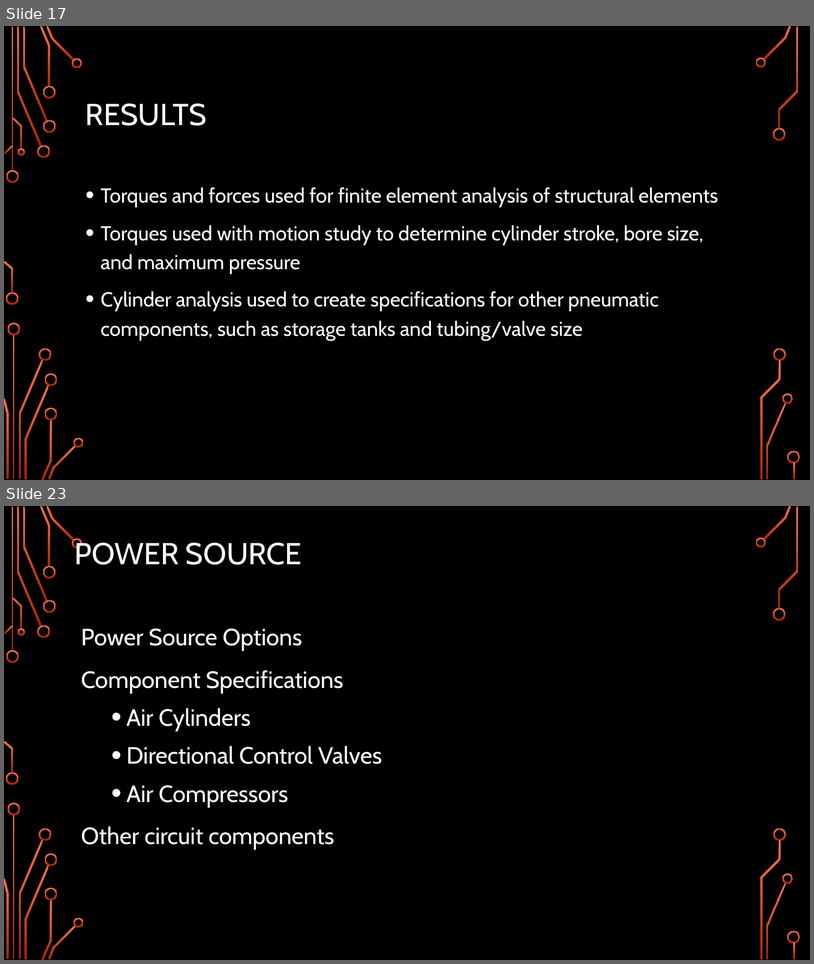
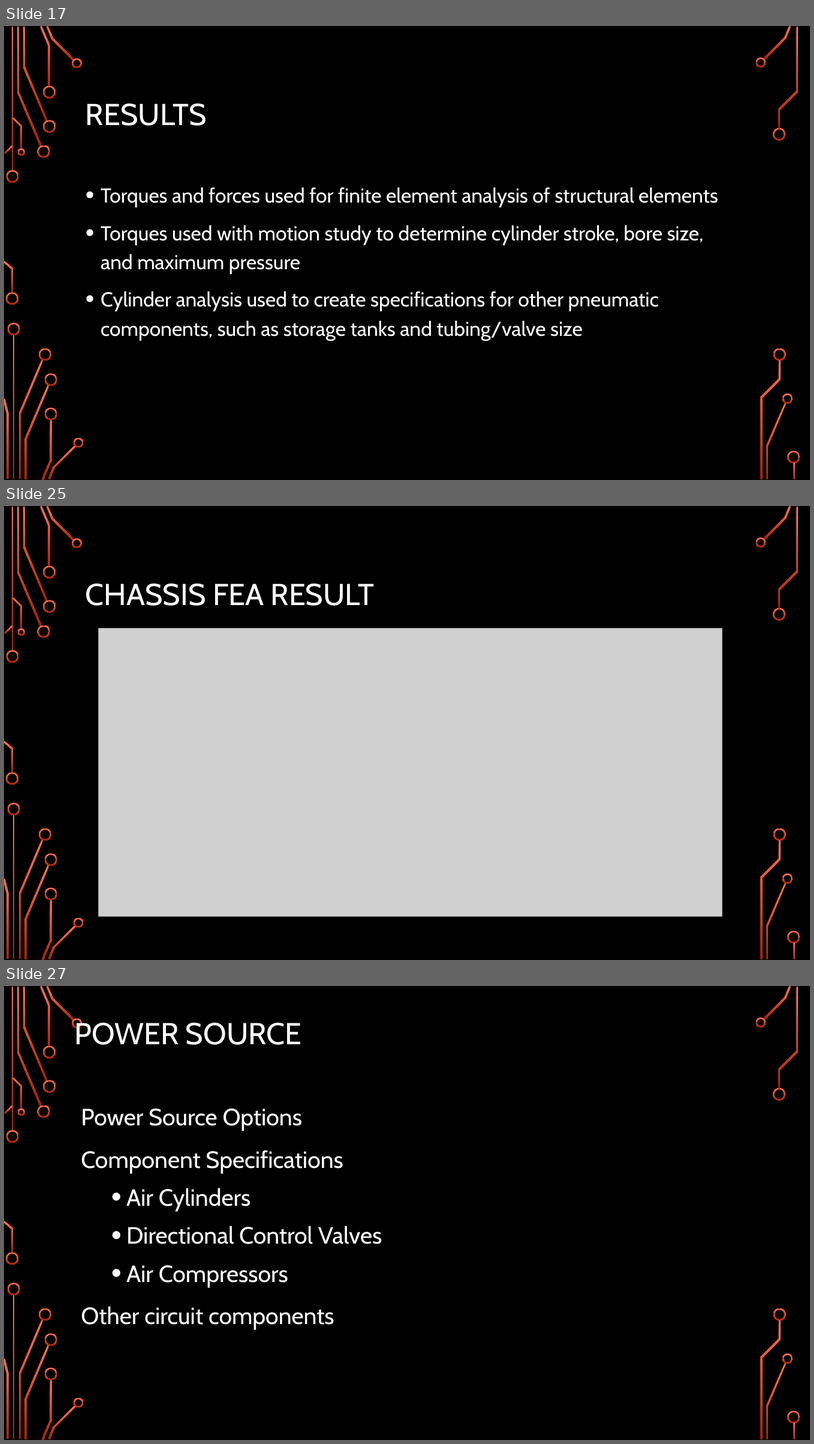
Before and after one commit to Logiant/AgileRoboticControls, a slide deck: Documentation/Presentation/Design Presentation/Design Presentation.pptx. Shown one above the other, each under a label of ours: slides 17 and 23 before the commit, slides 17, 25 and 27 after it; the slides between them are not shown. The pictures are 814x964 and 814x1444 pixels, drawn with LibreOffice and Linux fonts; fonts in the diff are those of the drawing; grey boxes stand for pictures; background and template pictures are left out. Boxes give left, top, right and bottom in pixels: in the first picture for what was removed or moved away, otherwise in the second. Text is boxed around its words. In the diff, an @@ line names an element or a change of style, - is before the commit and + after.

Commit message:
Updated Presentation
Updated Mechanical Design Portion with beautiful pictures. Also did one
last touch up to the solid model.

```diff
--- a/Documentation/Presentation/Design Presentation/Design Presentation.pptx
+++ b/Documentation/Presentation/Design Presentation/Design Presentation.pptx
@@ slide 25 added at (4, 506, 810, 960), background picture (left out); not listed: 36 template elements that a slide beside it also shows @@
@@ title added at (86, 583, 375, 606), 36 pt, text #FFFFFF @@
+CHASSIS FEA RESULT
@@ picture added at (98, 628, 723, 916) @@
@@ what was slide 23 is now slide 27 @@
```
Also in this commit, not shown: 5 slides changed, 3 other slides added, 1 other file.
